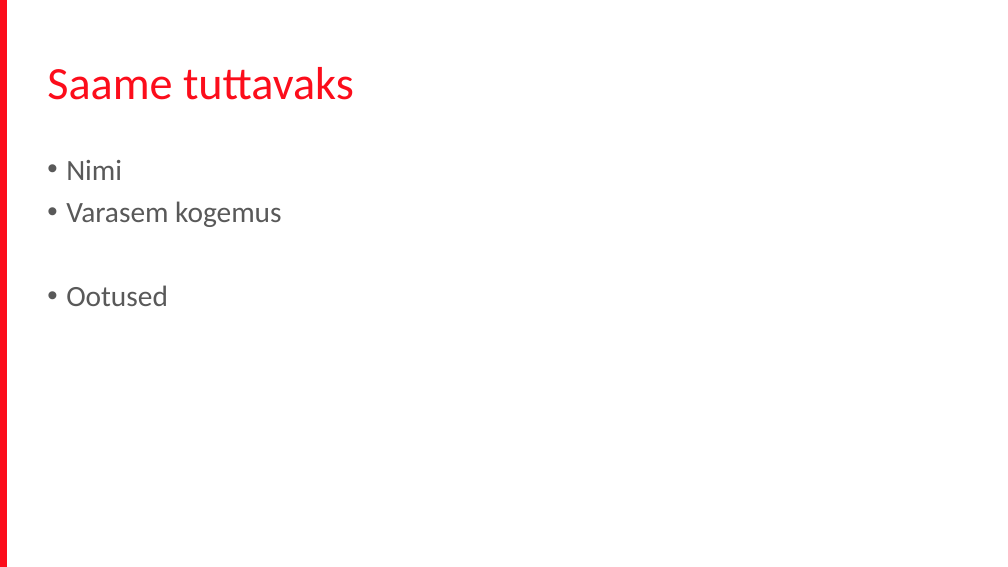
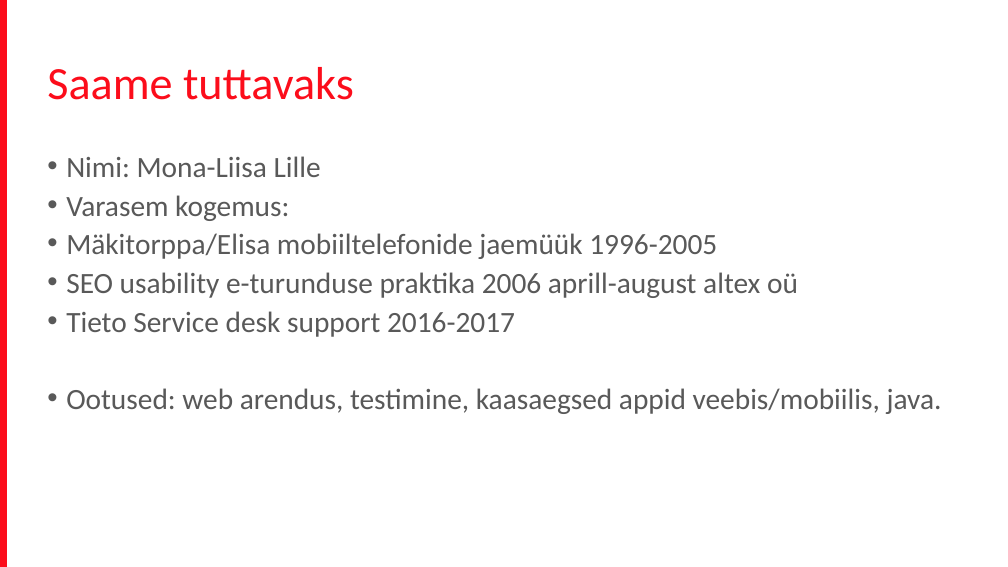
Before and after one commit to terjevolke/FrontEnd201704, a slide deck: slide 3 of Front_end_koolitus.pptx. Drawn at 1008x567 pixels with LibreOffice and Linux fonts; fonts in the diff are those of the drawing; background and template pictures are left out. Boxes give left, top, right and bottom in pixels: in the first picture for what was removed or moved away, otherwise in the second. Text is boxed around its words. In the diff, an @@ line names an element or a change of style, - is before the commit and + after.

Commit message:
Saadan pptx

```diff
--- a/Front_end_koolitus.pptx
+++ b/Front_end_koolitus.pptx
@@ text at bbox=[66, 156, 942, 414]: text changed @@
-• Nimi
-• Varasem kogemus
-• Ootused
+• Nimi: Mona-Liisa Lille
+• Varasem kogemus:
+• Mäkitorppa/Elisa mobiiltelefonide jaemüük 1996-2005
+• SEO usability e-turunduse praktika 2006 aprill-august altex oü
+• Tieto Service desk support 2016-2017
+• Ootused: web arendus, testimine, kaasaegsed appid veebis/mobiilis, java.
```
